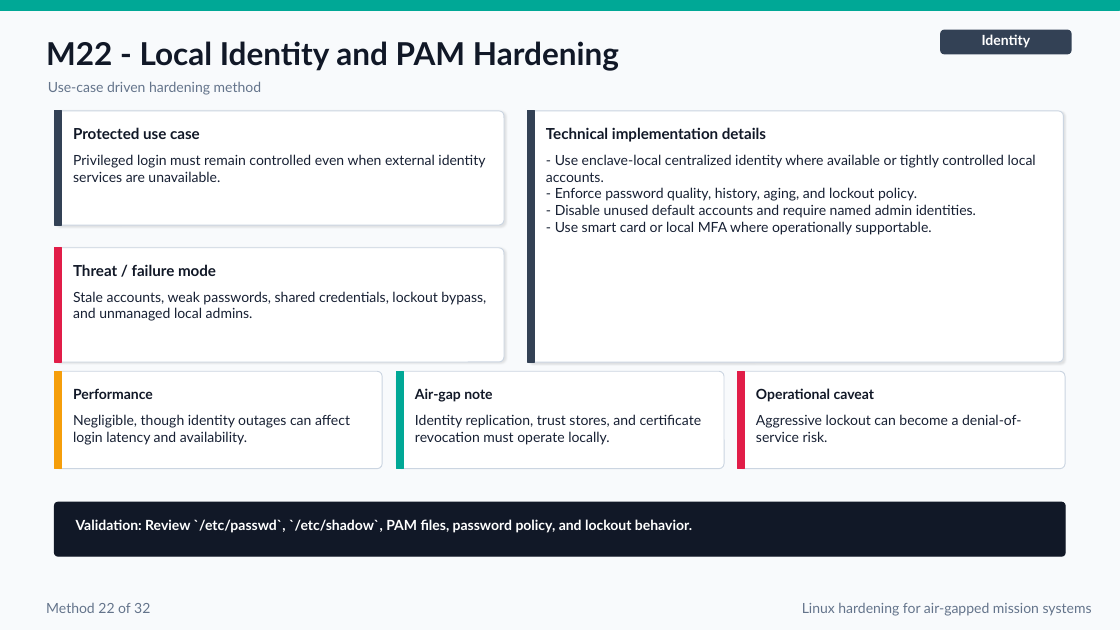
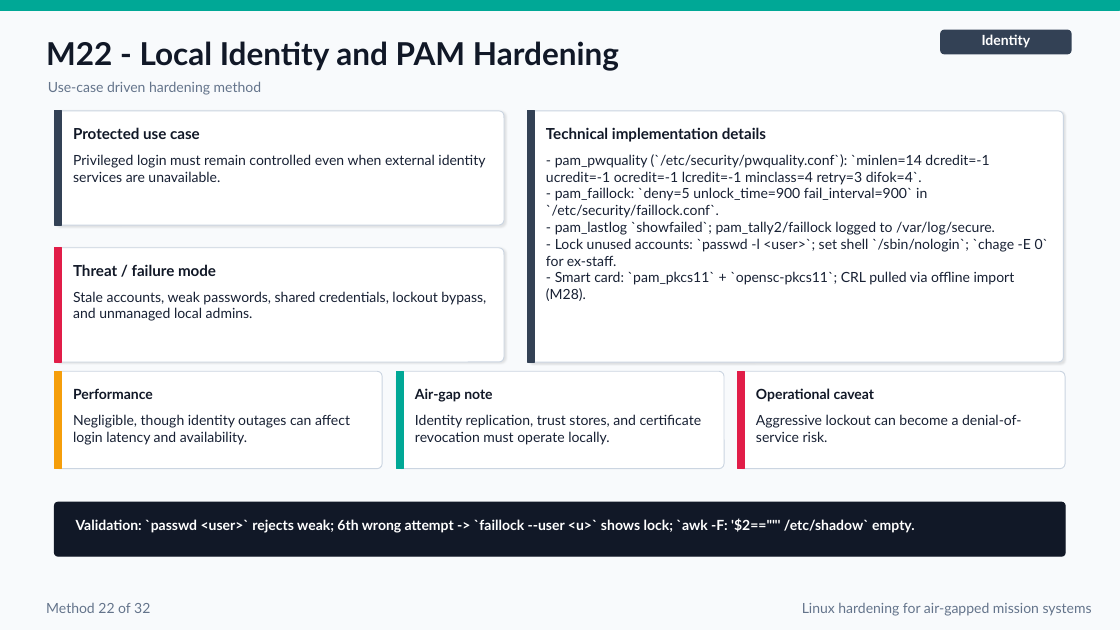
Before and after one commit to FelixKras/Drawio-stuff-, a slide deck: slide 32 of Linux_Mission_Critical_Air_Gapped_Hardening_Final.pptx. Drawn at 1120x630 pixels with LibreOffice and Linux fonts; fonts in the diff are those of the drawing. Boxes give left, top, right and bottom in pixels: in the first picture for what was removed or moved away, otherwise in the second. Text is boxed around its words. In the diff, an @@ line names an element or a change of style, - is before the commit and + after.

```diff
--- a/Linux_Mission_Critical_Air_Gapped_Hardening_Final.pptx
+++ b/Linux_Mission_Critical_Air_Gapped_Hardening_Final.pptx
@@ text at bbox=[546, 154, 1049, 301]: text changed @@
-- Use enclave-local centralized identity where available or tightly controlled local accounts.
-- Enforce password quality, history, aging, and lockout policy.
-- Disable unused default accounts and require named admin identities.
-- Use smart card or local MFA where operationally supportable.
+- pam_pwquality (`/etc/security/pwquality.conf`): `minlen=14 dcredit=-1 ucredit=-1 ocredit=-1 lcredit=-1 minclass=4 retry=3 difok=4`.
+- pam_faillock: `deny=5 unlock_time=900 fail_interval=900` in `/etc/security/faillock.conf`.
+- pam_lastlog `showfailed`; pam_tally2/faillock logged to /var/log/secure.
+- Lock unused accounts: `passwd -l <user>`; set shell `/sbin/nologin`; `chage -E 0` for ex-staff.
+- Smart card: `pam_pkcs11` + `opensc-pkcs11`; CRL pulled via offline import (M28).
@@ text at bbox=[76, 518, 914, 533]: text changed @@
-Validation: Review `/etc/passwd`, `/etc/shadow`, PAM files, password policy, and lockout behavior.
+Validation: `passwd <user>` rejects weak; 6th wrong attempt -> `faillock --user <u>` shows lock; `awk -F: '$2==""' /etc/shadow` empty.
```
Also in this commit, not shown: 35 other slides changed, 1 slide added.
